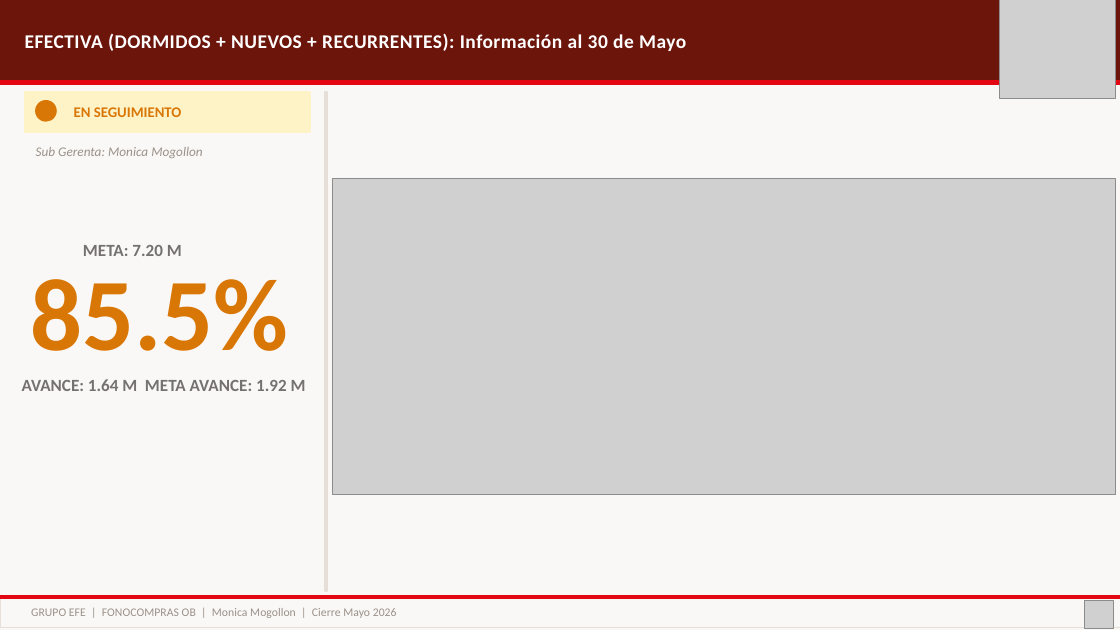
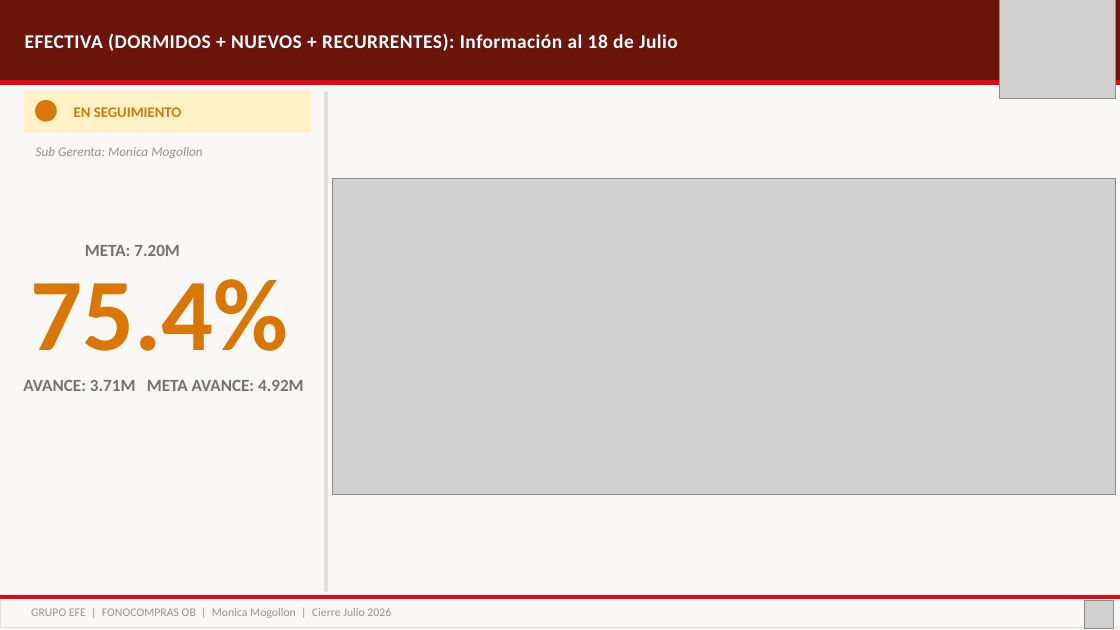
Before and after one commit to piere0405/streamlit_app, a slide deck: slide 8 of plantilla_campanias.pptx. Drawn at 1120x630 pixels with LibreOffice and Linux fonts; fonts in the diff are those of the drawing; grey boxes stand for pictures. Boxes give left, top, right and bottom in pixels: in the first picture for what was removed or moved away, otherwise in the second. Text is boxed around its words. In the diff, an @@ line names an element or a change of style, - is before the commit and + after.

Commit message:
nuevos_cambios

```diff
--- a/plantilla_campanias.pptx
+++ b/plantilla_campanias.pptx
@@ text at (x1=25, y1=33, x2=678, y2=51): text changed @@
-EFECTIVA (DORMIDOS + NUEVOS + RECURRENTES): Información al 30 de Mayo
+EFECTIVA (DORMIDOS + NUEVOS + RECURRENTES): Información al 18 de Julio
@@ text at (x1=85, y1=245, x2=180, y2=256): spaces changed @@
-META: 7.20 M
+META: 7.20M
@@ text at (x1=31, y1=279, x2=289, y2=351): text changed @@
-85.5%
+75.4%
@@ text at (x1=23, y1=380, x2=136, y2=391): text changed @@
-AVANCE: 1.64 M
+AVANCE: 3.71M
@@ text at (x1=147, y1=380, x2=304, y2=391): text changed @@
-META AVANCE: 1.92 M
+META AVANCE: 4.92M
@@ text at (x1=31, y1=608, x2=391, y2=618): text changed @@
-GRUPO EFE | FONOCOMPRAS OB | Monica Mogollon | Cierre Mayo 2026
+GRUPO EFE | FONOCOMPRAS OB | Monica Mogollon | Cierre Julio 2026
```
Also in this commit, not shown: 34 other slides changed, 2 slides removed, 4 other files.
